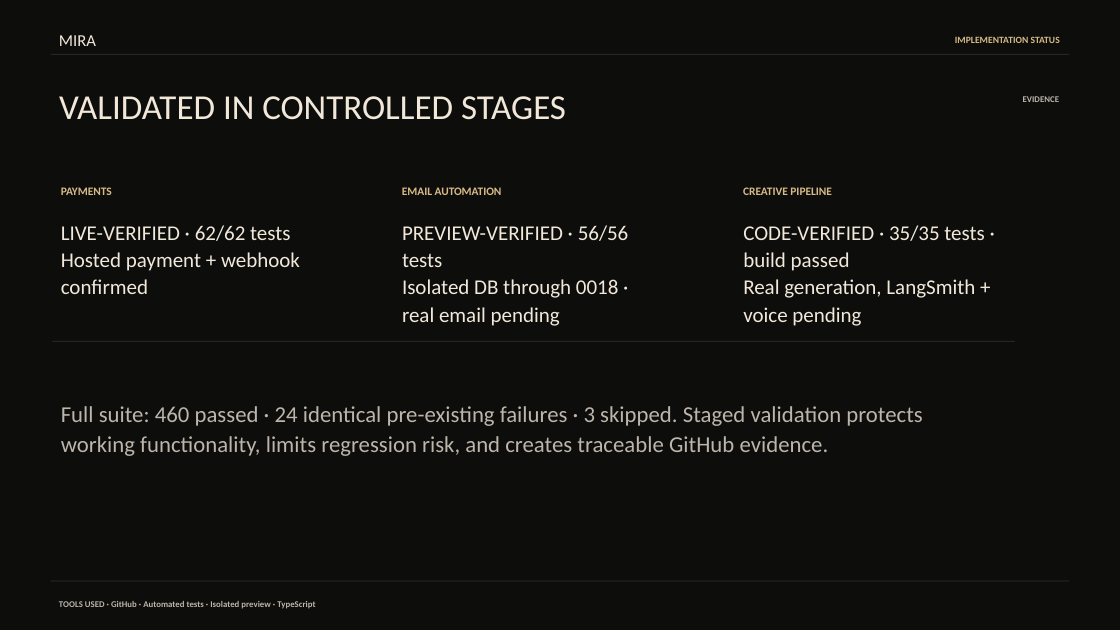
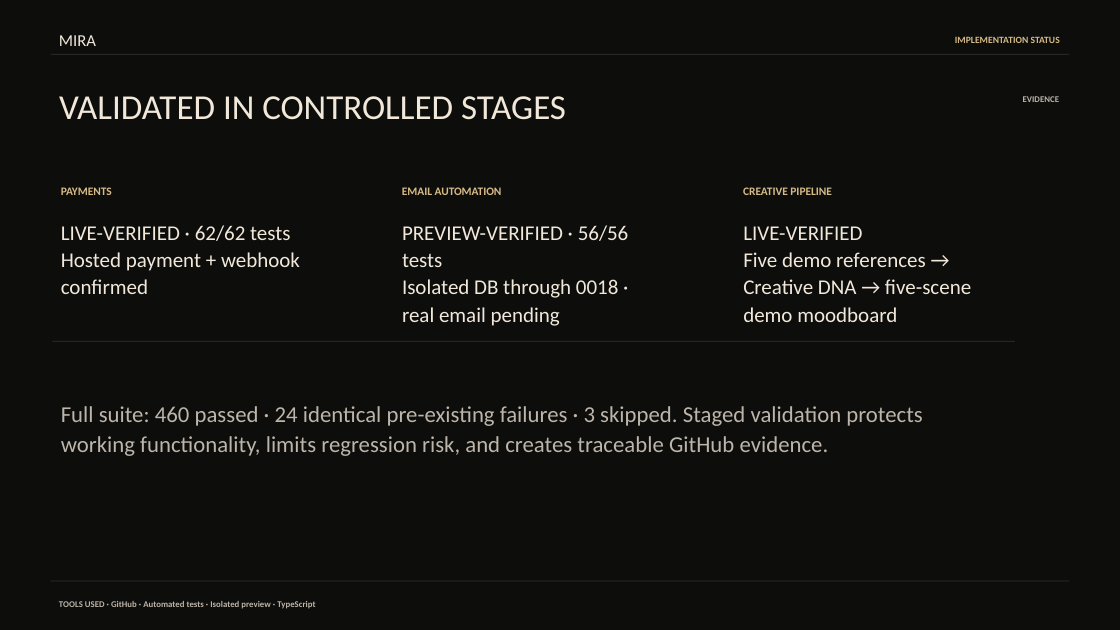
Before and after one commit to mariacavali/MIRA-asignment-, a slide deck: slide 7 of capstone/presentation/MIRA_Ironhack_Presentation_Validated_Stages.pptx. Drawn at 1120x630 pixels with LibreOffice and Linux fonts; fonts in the diff are those of the drawing. Boxes give left, top, right and bottom in pixels: in the first picture for what was removed or moved away, otherwise in the second. Text is boxed around its words. In the diff, an @@ line names an element or a change of style, - is before the commit and + after.

```diff
--- a/capstone/presentation/MIRA_Ironhack_Presentation_Validated_Stages.pptx
+++ b/capstone/presentation/MIRA_Ironhack_Presentation_Validated_Stages.pptx
@@ text at [743, 226, 971, 322]: text changed @@
-CODE-VERIFIED · 35/35 tests · build passed
-Real generation, LangSmith + voice pending
+LIVE-VERIFIED
+Five demo references → Creative DNA → five-scene demo moodboard
```
Also in this commit, not shown: 1 other file.
